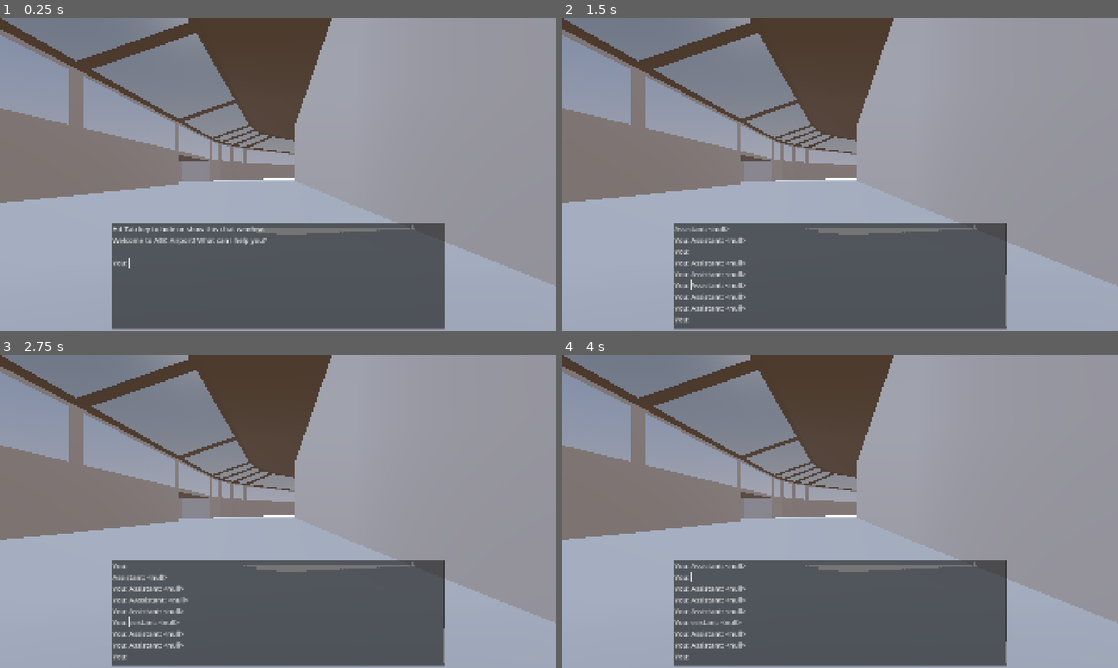
Above: before the commit, frames 1-4 (two rows, left to right).
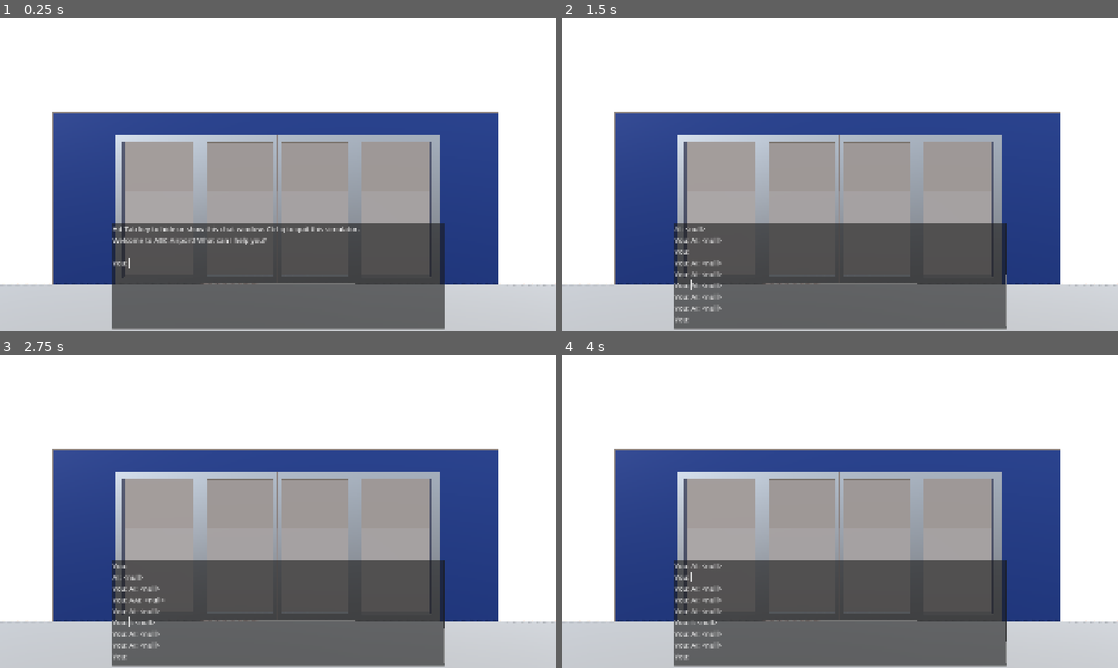
Above: after the commit, the same moments.

Repository: araobp/airport
Game: Godot game, scene res://System.tscn
Two runs of this game, one before a commit and one after it. Both use one fixed random seed, a clock stepped at 60 frames per second and the inputs below.
Inputs (mouse positions are in pixels of both pictures, inside the frame that each line leads up to):
- Up to frame 1 (0.25 s): no input
- Up to frame 2 (1.5 s): tap Enter (ui_accept) at 0.5, 0.77, 1.25 s; move the mouse to (840, 274) at 0.52 s; hold Right (ui_right) 0.53-1.28 s; click (840, 274) at 0.67 s; move the mouse to (728, 190) at 1.27 s; hold Down (ui_down) from 1.28 s (still down)
- Up to frame 3 (2.75 s): tap Enter (ui_accept) at 1.52, 2 s; move the mouse to (333, 442) at 2.02 s; release Down (ui_down) at 2.03 s; hold Right (ui_right) from 2.03 s (still down)
- Up to frame 4 (4 s): tap Enter (ui_accept) at 2.75, 3.02, 3.5, 3.77 s; move the mouse to (812, 574) at 2.77 s; release Right (ui_right) at 2.78 s; hold Up (ui_up) 2.78-3.53 s; click (812, 574) at 2.92 s; move the mouse to (1006, 558) at 3.52 s; hold Left (ui_left) from 3.53 s (still down)

The runs differ from the first frame. In frame 1, 73% of the frame differs, in the area x 0-100%, y 0-100%; in frame 2, 74%; in frame 3, 74%; in frame 4, 74%.
Error before the commit: Attempt to call function 'get_as_text' in base 'null instance' on a null instance. (res://gemini.gd:19)
Error after the commit: Attempt to call function 'get_as_text' in base 'null instance' on a null instance. (res://gemini.gd:18)

Commit message:
feat: Implement area-aware AI and expand environment
This commit introduces a major feature update that makes the AI agent aware of the player's location within the airport and significantly expands the environment.

Key changes:
- **Area-Aware AI:**
    - The AI now knows the player's location (e.g., "Entrance_2F_2") and can use this information to take actions in the correct area.
    - A new  tool is added to the AI's capabilities.
    - The system instruction for the AI is now dynamically generated to include the player's name and current area.
- **Environment Expansion:**
    - The number of doors in the airport has been significantly increased.
    - The main scene has been updated with the new doors and player character.
- **Terminal Logic:**
    - A new script is added to the terminal to manage different areas.
- **Project Settings:**
    - Low processor mode is enabled for better performance.
- **Asset Updates:**
    - Blender models for the levels and terminal have been updated.

Diff:
--- a/airport/Door/door.gd
+++ b/airport/Door/door.gd
@@ -5,7 +5,6 @@
 
 func _ready():
 	state_machine = $AnimationTree["parameters/playback"]
-	print(len($SensingArea.get_overlapping_bodies()))
 
 func _process(delta):
 	var num_boies = len($SensingArea.get_overlapping_bodies())
--- a/airport/System.tscn
+++ b/airport/System.tscn
@@ -19,6 +19,8 @@
 [sub_resource type="Environment" id="Environment_6uqi0"]
 background_mode = 2
 sky = SubResource("Sky_8uh7m")
+ambient_light_source = 2
+ambient_light_color = Color(0.464235, 0.464235, 0.464235, 1)
 tonemap_mode = 2
 ssr_enabled = true
 ssao_enabled = true
@@ -44,8 +46,9 @@
 [node name="McpServer" type="Node" parent="."]
 script = ExtResource("3_r1c7q")
 
-[node name="McpClient" type="Node" parent="."]
+[node name="McpClient" type="Node" parent="." node_paths=PackedStringArray("first_person")]
 script = ExtResource("4_1ayyj")
+first_person = NodePath("../Visitor1")
 
 [node name="HTTPRequest" type="HTTPRequest" parent="McpClient"]
 
@@ -61,22 +64,23 @@
 grow_horizontal = 2
 grow_vertical = 0
 theme_override_font_sizes/font_size = 24
+wrap_mode = 1
 script = ExtResource("3_1ayyj")
 
-[node name="FirstPerson" type="CharacterBody3D" parent="."]
-transform = Transform3D(1, 0, 0, 0, 1, 0, 0, 0, 1, 0, 5.04603, 0)
+[node name="Visitor1" type="CharacterBody3D" parent="."]
+transform = Transform3D(-4.37114e-08, 0, -1, 0, 1, 0, 1, 0, -4.37114e-08, -27.6729, 5.04603, 6.52959)
 script = ExtResource("4_r1c7q")
 
-[node name="Camera3D" type="Camera3D" parent="FirstPerson"]
+[node name="Camera3D" type="Camera3D" parent="Visitor1"]
 transform = Transform3D(1, 0, 0, 0, 1, 0, 0, 0, 1, 0, 1.6, 0)
 fov = 50.0
 
-[node name="MeshInstance3D" type="MeshInstance3D" parent="FirstPerson"]
+[node name="MeshInstance3D" type="MeshInstance3D" parent="Visitor1"]
 transform = Transform3D(0.4, 0, 0, 0, 0.8, 0, 0, 0, 0.4, 0, 0.8, 0)
 mesh = SubResource("CapsuleMesh_hh24k")
 skeleton = NodePath("../..")
 
-[node name="CollisionShape3D" type="CollisionShape3D" parent="FirstPerson"]
+[node name="CollisionShape3D" type="CollisionShape3D" parent="Visitor1"]
 transform = Transform3D(1, 0, 0, 0, 1, 0, 0, 0, 1, 0, 0.8, 0)
 shape = SubResource("CapsuleShape3D_hh24k")
 
@@ -86,8 +90,40 @@
 [node name="Levels" parent="." instance=ExtResource("8_5nvr7")]
 transform = Transform3D(-4.37114e-08, 0, -1, 0, 1, 0, 1, 0, -4.37114e-08, 0, 0, 0)
 
-[node name="Door_2_1_2" parent="." instance=ExtResource("8_qr17b")]
+[node name="Doors" type="Node3D" parent="."]
+
+[node name="Entrance_2F_2" parent="Doors" instance=ExtResource("8_qr17b")]
 transform = Transform3D(1, 0, 0, 0, 1, 0, 0, 0, 1, -22.7123, 5.04467, 6.51613)
 
-[node name="Door_2_1_1" parent="." instance=ExtResource("8_qr17b")]
+[node name="Entrance_2F_1" parent="Doors" instance=ExtResource("8_qr17b")]
 transform = Transform3D(1, 0, 0, 0, 1, 0, 0, 0, 1, -22.7123, 5.04467, 19.5121)
+
+[node name="Entrance_1F_1" parent="Doors" instance=ExtResource("8_qr17b")]
+transform = Transform3D(0.999975, 0, -0.00710343, 0, 1, 0, 0.00710343, 0, 0.999975, -22.7123, 0.18877, 19.5121)
+
+[node name="Entrance_1F_2" parent="Doors" instance=ExtResource("8_qr17b")]
+transform = Transform3D(1, 0, 0.000366519, 0, 1, 0, -0.000366519, 0, 1, -22.6891, 0.189, 6.516)
+
+[node name="Entrance_2F_3" parent="Doors" instance=ExtResource("8_qr17b")]
+transform = Transform3D(1, 0, 0, 0, 1, 0, 0, 0, 1, -22.7123, 5.04467, -72.819)
+
+[node name="Entrance_2F_4" parent="Doors" instance=ExtResource("8_qr17b")]
+transform = Transform3D(1, 0, 0, 0, 1, 0, 0, 0, 1, -22.7123, 5.04467, -59.6324)
+
+[node name="Entrance_1F_3" parent="Doors" instance=ExtResource("8_qr17b")]
+transform = Transform3D(1, 0, 0, 0, 1, 0, 0, 0, 1, -22.7123, 0.18877, -59.6324)
+
+[node name="Entrance_1F_4" parent="Doors" instance=ExtResource("8_qr17b")]
+transform = Transform3D(1, 0, 0, 0, 1, 0, 0, 0, 1, -22.712, 0.189, -72.8191)
+
+[node name="Entrance_2F_5" parent="Doors" instance=ExtResource("8_qr17b")]
+transform = Transform3D(0.873126, 0, -0.487494, 0, 1, 0, 0.487494, 0, 0.873126, 19.9824, 5.04467, -170.491)
+
+[node name="Entrance_2F_6" parent="Doors" instance=ExtResource("8_qr17b")]
+transform = Transform3D(0.873449, 0, -0.486915, 0, 1, 0, 0.486915, 0, 0.873449, 25.797, 5.04467, -180.98)
+
+[node name="Entrance_1F_5" parent="Doors" instance=ExtResource("8_qr17b")]
+transform = Transform3D(0.872155, 0, -0.48923, 0, 1, 0, 0.48923, 0, 0.872155, 25.7906, 0.189, -181.033)
+
+[node name="Entrance_1F_6" parent="Doors" instance=ExtResource("8_qr17b")]
+transform = Transform3D(0.871958, 0, -0.48958, 0, 1, 0, 0.48958, 0, 0.871958, 19.9335, 0.18877, -170.446)
--- a/airport/Terminal/Terminal.tscn
+++ b/airport/Terminal/Terminal.tscn
@@ -1,8 +1,13 @@
-[gd_scene load_steps=2 format=3 uid="uid://1fcc5lv0tfl8"]
+[gd_scene load_steps=4 format=3 uid="uid://1fcc5lv0tfl8"]
 
 [ext_resource type="PackedScene" uid="uid://ci1gnndowy15x" path="res://Terminal/terminal.glb" id="1_apu1k"]
+[ext_resource type="Script" uid="uid://dtyadvjtbla6u" path="res://Terminal/terminal.gd" id="2_rt0cr"]
+
+[sub_resource type="CylinderShape3D" id="CylinderShape3D_jfiwo"]
+radius = 6.0
 
 [node name="Terminal" instance=ExtResource("1_apu1k")]
+script = ExtResource("2_rt0cr")
 
 [node name="StaticBody3D" parent="Building" index="0"]
 axis_lock_linear_x = true
@@ -11,3 +16,19 @@
 axis_lock_angular_x = true
 axis_lock_angular_y = true
 axis_lock_angular_z = true
+
+[node name="Areas" type="Node3D" parent="." index="2"]
+
+[node name="Entrance_2F_2" type="Area3D" parent="Areas" index="0"]
+transform = Transform3D(1, 0, 0, 0, 1, 0, 0, 0, 1, 6.51969, 5.04491, 22.7977)
+
+[node name="CollisionShape3D" type="CollisionShape3D" parent="Areas/Entrance_2F_2" index="0"]
+transform = Transform3D(1, 0, 0, 0, 1, 0, 0, 0, 1, 0, 0.89, 0)
+shape = SubResource("CylinderShape3D_jfiwo")
+
+[node name="Entrance_2F_1" type="Area3D" parent="Areas" index="1"]
+transform = Transform3D(1, 0, 0, 0, 1, 0, 0, 0, 1, 19.3566, 5.04491, 22.7977)
+
+[node name="CollisionShape3D" type="CollisionShape3D" parent="Areas/Entrance_2F_1" index="0"]
+transform = Transform3D(1, 0, 0, 0, 1, 0, 0, 0, 1, 0, 0.89, 0)
+shape = SubResource("CylinderShape3D_jfiwo")
--- /dev/null
+++ b/airport/Terminal/terminal.gd
@@ -0,0 +1,23 @@
+extends Node3D
+
+var areas = {}
+
+@onready var AREAS = $Areas.get_children()
+
+# Called when the node enters the scene tree for the first time.
+func _ready() -> void:
+	pass # Replace with function body.
+
+# Called every frame. 'delta' is the elapsed time since the previous frame.
+func _process(delta: float) -> void:
+	areas.clear()
+	for area in AREAS:
+		var persons = area.get_overlapping_bodies()
+		for person in persons:
+			areas[person.name] = area.name
+
+func get_area(name):
+	if name in areas:
+		return areas[name]
+	else:
+		return "unknown"
--- a/airport/gemini.gd
+++ b/airport/gemini.gd
@@ -10,7 +10,6 @@
 var GEMINI_API_KEY_FILE_PATH = "res://gemini_api_key_env.txt"
 var GEMINI_API_KEY = ""
 
-var SYSTEM_INSTRUCTION
 var HTTP_REQUEST
 
 # Get an environment variable in the file
@@ -20,18 +19,23 @@
 	content = content.strip_edges()
 	return content
 
-func _init(http_request, system_instruction="") -> void:
+func _init(http_request):
 
 	GEMINI_API_KEY = _get_environment_variable(GEMINI_API_KEY_FILE_PATH)
 	HTTP_REQUEST = http_request
-	SYSTEM_INSTRUCTION = system_instruction
 
-func chat(query, mcp_server=null):
+func chat(query, system_instruction, mcp_server=null):
 
 	const headers = [
 		"Content-Type: application/json",
 		"Accept-Encoding: identity"
 	]
+
+	var system_instruction_ = {
+		"parts": [
+			{"text": system_instruction}
+		]
+	}
 
 	var contents = [
   		{
@@ -45,6 +49,7 @@
 	]
 
 	var payload = {
+		"system_instruction": system_instruction_,
 		"contents": contents
 	}
 
--- a/airport/mcp_client.gd
+++ b/airport/mcp_client.gd
@@ -3,22 +3,30 @@
 var mcp_server
 var gemini
 
-@export var enable_gemini = false
+@export var first_person : CharacterBody3D
 
-const SYSTEM_INSTRUCTION  = "You are an AI agent good at controling facilities of the building"
+func _system_instruction():
+	return """
+	You are an AI agent good at controling facilities or amenities of ABC airport.
+	My name is {name}. I am visiting the airport, and I am currently in {area}.
+	When asked something, you make an action in the area I am currently in.
+	If the area is unkown, you just make a general reply such as "Which area do you want to ...".
+	""".format({
+		"name": first_person.name,
+		"area": $"../McpServer".get_area({"name": first_person.name})
+		})
 
 # Called when the node enters the scene tree for the first time.
 func _ready() -> void:
 	mcp_server = get_parent().get_node("McpServer")
 	gemini = load("res://gemini.gd").new(
-			$HTTPRequest,
-			SYSTEM_INSTRUCTION
+			$HTTPRequest
 		)
 
 	var tools = mcp_server.list_tools()
 
 	$ChatWindow.grab_focus()
-	$ChatWindow.insert_text_at_caret("Hit Tab key to hide or show this chat window.\nWelcome to ABC Airport! What can I help you?\n\nYou: ")
+	$ChatWindow.insert_text_at_caret("Hit Tab key to hide or show this chat window. Ctrl-q to quit this simulator.\nWelcome to ABC Airport! What can I help you?\n\nYou: ")
 
 var processing = false
 
@@ -37,8 +45,9 @@
 		var text = $ChatWindow.text
 		var response_text = await gemini.chat(
 			text,
+			_system_instruction(),
 			mcp_server
 			)
-		$ChatWindow.insert_text_at_caret("Assistant: {response_text}\nYou: ".format({"response_text": response_text}), -1)
+		$ChatWindow.insert_text_at_caret("AI: {response_text}\nYou: ".format({"response_text": response_text}), -1)
 		$ChatWindow.scroll_vertical = 10000
 		processing = false
--- a/airport/mcp_server.gd
+++ b/airport/mcp_server.gd
@@ -1,6 +1,15 @@
 extends Node
 
 var utilities = load("res://utilities.gd").new()
+
+@onready var terminal = $"../Terminal"
+var doors = {}
+
+func _ready():
+	var door_objects = $"../Doors".get_children()
+	for obj in door_objects:
+		print(obj)
+		doors[obj.name] = obj
 
 const GREETING_TOOL = {
 	"name": "greeting",
@@ -23,10 +32,15 @@
 	"name": "door_control",
 	"description": """
 	A function to open or close the door.
+	If the area name is unknown, this function is not called.
 	""",
 	"parameters": {
 		"type": "object",
 		"properties": {
+			"area": {
+				"type": "string",
+				"description": "Area name where the door is located."
+			},
 			"control": {
 				"type": "string",
 				"enum": ["open", "close"]
@@ -53,10 +67,28 @@
 	}
 }
 
+const AREA_TOOL = {
+	"name": "get_area",
+	"description": """
+	A function to get an area name where the person is."
+	""",
+	"parameters": {
+		"type": "object",
+		"properties": {
+			"name": {
+				"type": "string",
+				"description": "Name of the person"
+			},
+		},
+		"required": ["name"],
+	}
+}
+
 const TOOLS = [
 	GREETING_TOOL,
 	DOOR_CONTROL_TOOL,
-	TIMER_TOOL
+	TIMER_TOOL,
+	AREA_TOOL
 ]
 
 func list_tools():
@@ -66,9 +98,15 @@
 	return await utilities.greeting(args["my_name"])
 
 func door_control(args):
+	var area = args["area"]
 	var control = args["control"]
-	var door = get_parent().get_node("Door_2_1_2")
+
+	var door = doors[area]
 	return await door.door_control(control)
 
 func timer(args):
 	return await utilities.timer(get_tree(), args["seconds"])
+
+func get_area(args):
+	var name = args["name"]
+	return await terminal.get_area(name)
--- a/airport/project.godot
+++ b/airport/project.godot
@@ -13,6 +13,7 @@
 config/name="airport"
 run/main_scene="uid://d0gpwnkq5rhna"
 config/features=PackedStringArray("4.4", "Forward Plus")
+run/low_processor_mode=true
 config/icon="uid://c7ik87eivia3y"
 
 [autoload]
Binary file changed: airport/Terminal/levels.glb
Not shown, added: airport/Terminal/terminal.gd.uid
Binary file changed: airport/Terminal/terminal.glb
Not shown, changed: blender/levels.glb
Not shown, changed: blender/terminal.blend
Not shown, added: blender/terminal.blend1
Not shown, changed: blender/terminal.glb
